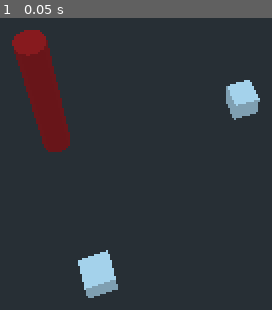
Above: before the commit, frame 1.
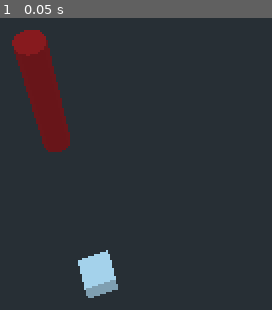
Above: after the commit, the same moment.

Repository: danreeves/keep-it-alive
Game: Godot game, scene res://entities/Game.tscn
Same seed, same stepped clock (60 frames per second), same inputs: the game is played once before the commit and once after it.
Inputs:
- Up to frame 1 (0.05 s): no input

The runs differ from the first frame. In frame 1, 1.2% of the frame differs, in the area x 83-96%, y 21-35%.

Commit message:
fix rotation and placement

Diff:
--- a/entities/Game.tscn
+++ b/entities/Game.tscn
@@ -19,18 +19,10 @@
 [node name="Condo" parent="." instance=ExtResource( 2 )]
 transform = Transform( 1, 0, 0, 0, 1, 0, 0, 0, 1, 13.335, 0, 5.27 )
 
-[node name="Interactable1" parent="." instance=ExtResource( 3 )]
-transform = Transform( 1, 0, 0, 0, 1, 0, 0, 0, 1, 0, 0, 10 )
+[node name="Interactable" parent="." instance=ExtResource( 3 )]
+transform = Transform( 1, 0, 0, 0, 1, 0, 0, 0, 1, 0, 1, 10 )
 
-[node name="MeshInstance" type="MeshInstance" parent="Interactable1"]
-transform = Transform( 1, 0, 0, 0, 1, 0, 0, 0, 1, 0, 0.5, 0 )
+[node name="MeshInstance" type="MeshInstance" parent="Interactable"]
+transform = Transform( 1, 0, 0, 0, 1, 0, 0, 0, 1, 0, -0.5, 0 )
 mesh = SubResource( 1 )
 material/0 = null
-
-[node name="Interactable2" parent="." instance=ExtResource( 3 )]
-transform = Transform( 1, 0, 0, 0, 1, 0, 0, 0, 1, 7, 0, 5 )
-
-[node name="MeshInstance" type="MeshInstance" parent="Interactable2"]
-transform = Transform( 1, 0, 0, 0, 1, 0, 0, 0, 1, 0, 0.5, 0 )
-mesh = SubResource( 1 )
-material/0 = null
--- a/entities/Interactable.gd
+++ b/entities/Interactable.gd
@@ -54,13 +54,15 @@
 	return get_parent() == player
 
 func reparent(node, new_parent):
-	var global_position = to_global(node.translation)
+	var old_global_position = global_transform.origin
 	node.get_parent().remove_child(node)
 	new_parent.add_child(node)
 	if new_parent == world:
-		node.translation = global_position
-		node.translation.y = 0
+		node.translation = old_global_position
+		node.translation.y = 1
+		node.rotation = player.rotation
 		player.drop()
 	else:
 		node.translation = Vector3(0, 2, -1)
+		node.rotation = Vector3(0, 0, 0)
 		player.pickup()
Not shown: 1 places in entities/Interactable.tscn that only renumber resources
